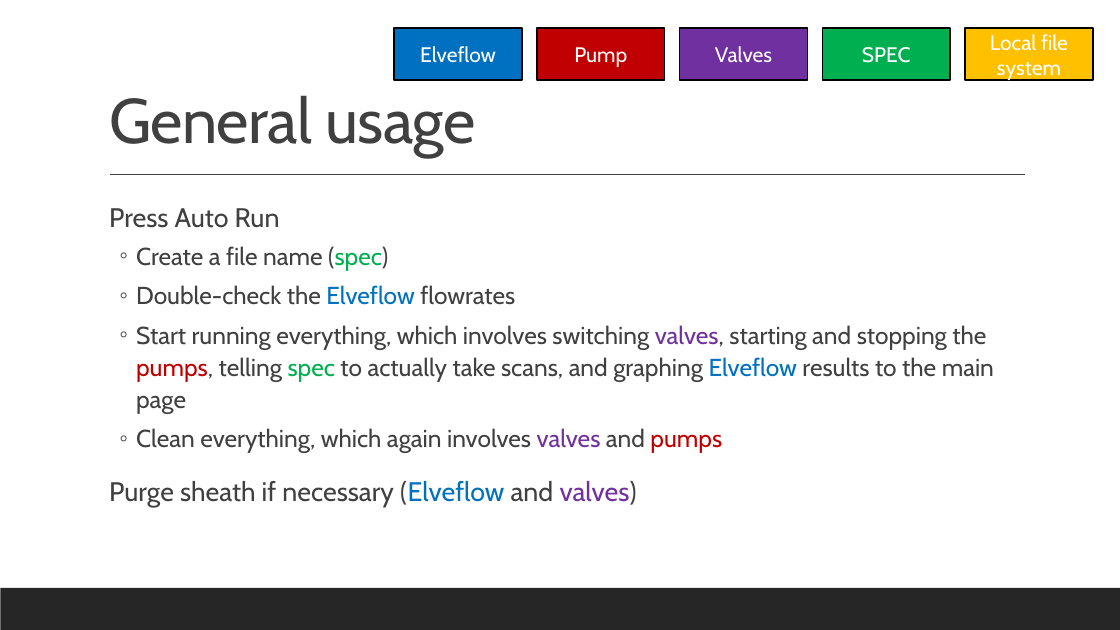
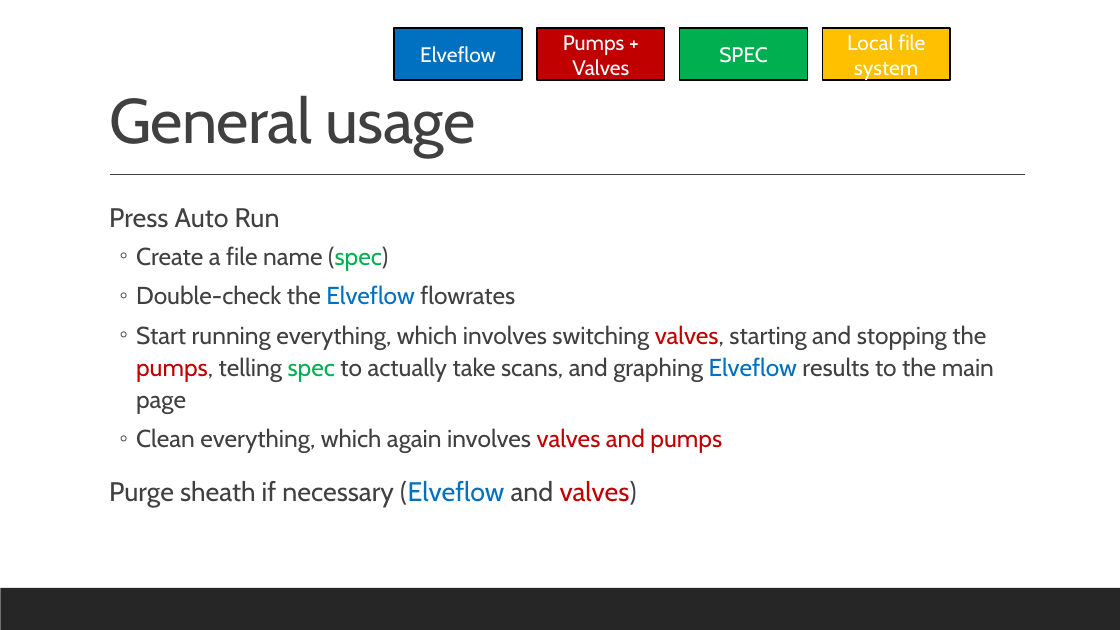
Before and after one commit to mathmauney/SAXSControl, a slide deck: slide 5 of Documentation.pptx (slide 4 before the commit). Drawn at 1120x630 pixels with LibreOffice and Linux fonts; fonts in the diff are those of the drawing. Boxes give left, top, right and bottom in pixels: in the first picture for what was removed or moved away, otherwise in the second. Text is boxed around its words. In the diff, an @@ line names an element or a change of style, - is before the commit and + after.

Commit message:
Lots of documentation, minor untested code cleanup

```diff
--- a/Documentation.pptx
+++ b/Documentation.pptx
@@ rectangle "Pumps + Valves" moved from (x1=680, y1=29, x2=807, y2=81) to (x1=537, y1=29, x2=665, y2=81) @@
@@ rectangle "Pumps + Valves" at (x1=537, y1=29, x2=665, y2=81): fill #7030A0 to #C00000 @@
@@ rectangle removed at (x1=537, y1=29, x2=665, y2=81) @@
-Pump
@@ rectangle "SPEC" moved from (x1=823, y1=29, x2=950, y2=81) to (x1=680, y1=29, x2=807, y2=81) @@
@@ rectangle "Local file system" moved from (x1=965, y1=29, x2=1093, y2=81) to (x1=823, y1=29, x2=950, y2=81) @@
@@ text in rectangle at (x1=563, y1=35, x2=629, y2=81): text changed @@
-Valves
+Pumps + Valves
@@ text at (x1=109, y1=325, x2=994, y2=508): text colour #7030A0 to #C00000 in "valves,", "valves", "valves)"; text colour #404040 to #C00000 in "and" @@
```
Also in this commit, not shown: 3 other slides changed, 20 slides added, 3 other files.
